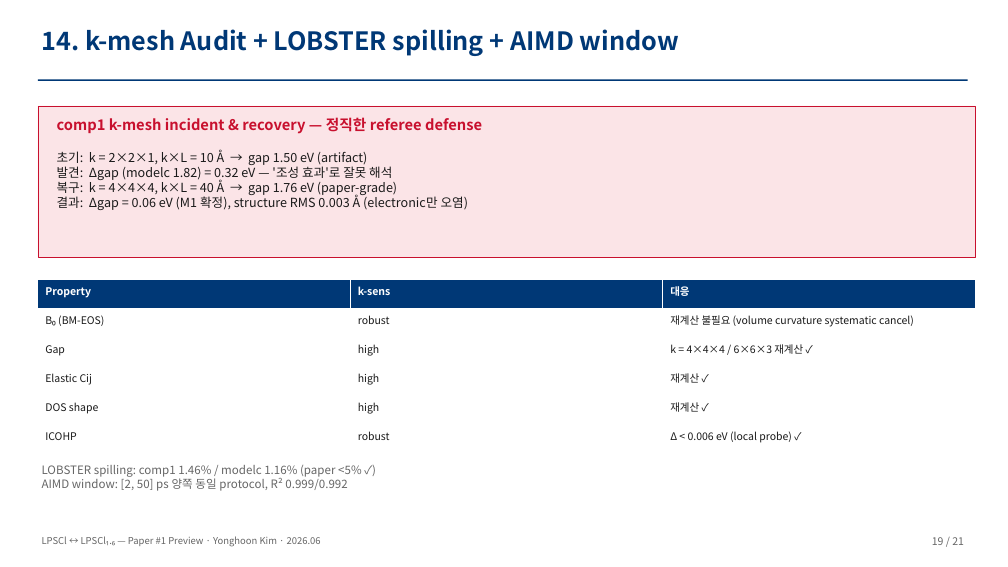
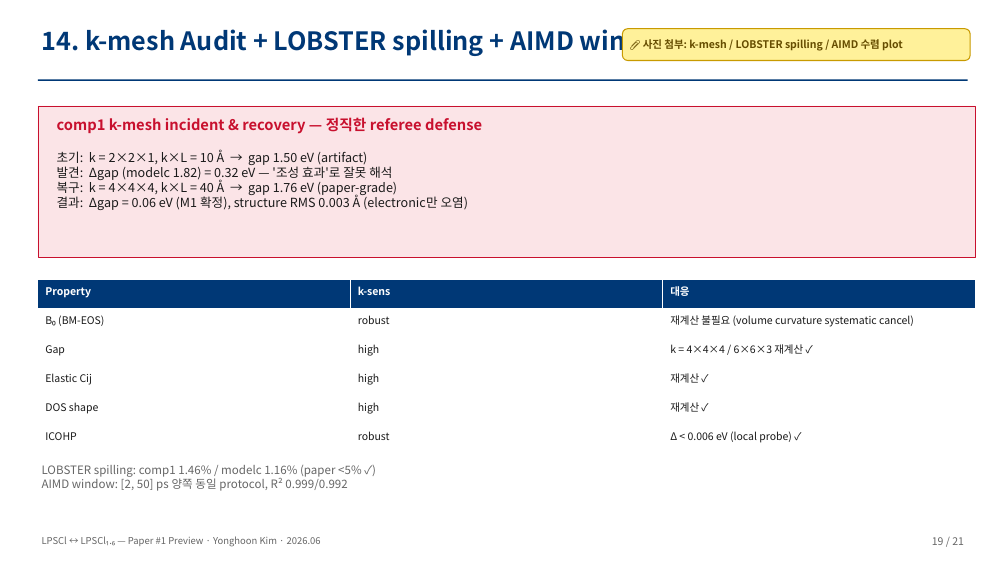
Before and after one commit to yonghoon7153-source/Yonghoon-DEM-DFT, a slide deck: slide 19 of kb/papers/lpscl_vs_lpscl16_seminar_v1.pptx. Drawn at 1008x567 pixels with LibreOffice and Linux fonts; fonts in the diff are those of the drawing. Boxes give left, top, right and bottom in pixels: in the first picture for what was removed or moved away, otherwise in the second. Text is boxed around its words. In the diff, an @@ line names an element or a change of style, - is before the commit and + after.

```diff
--- a/kb/papers/lpscl_vs_lpscl16_seminar_v1.pptx
+++ b/kb/papers/lpscl_vs_lpscl16_seminar_v1.pptx
@@ rounded rectangle added at (x1=622, y1=29, x2=970, y2=60), fill #FFF19A, outline #C89A00 1 pt, 10 pt, text #664D00, bold @@
+📎 사진 첨부: k-mesh / LOBSTER spilling / AIMD 수렴 plot
```
Also in this commit, not shown: 21 other slides changed, 1 other file.
